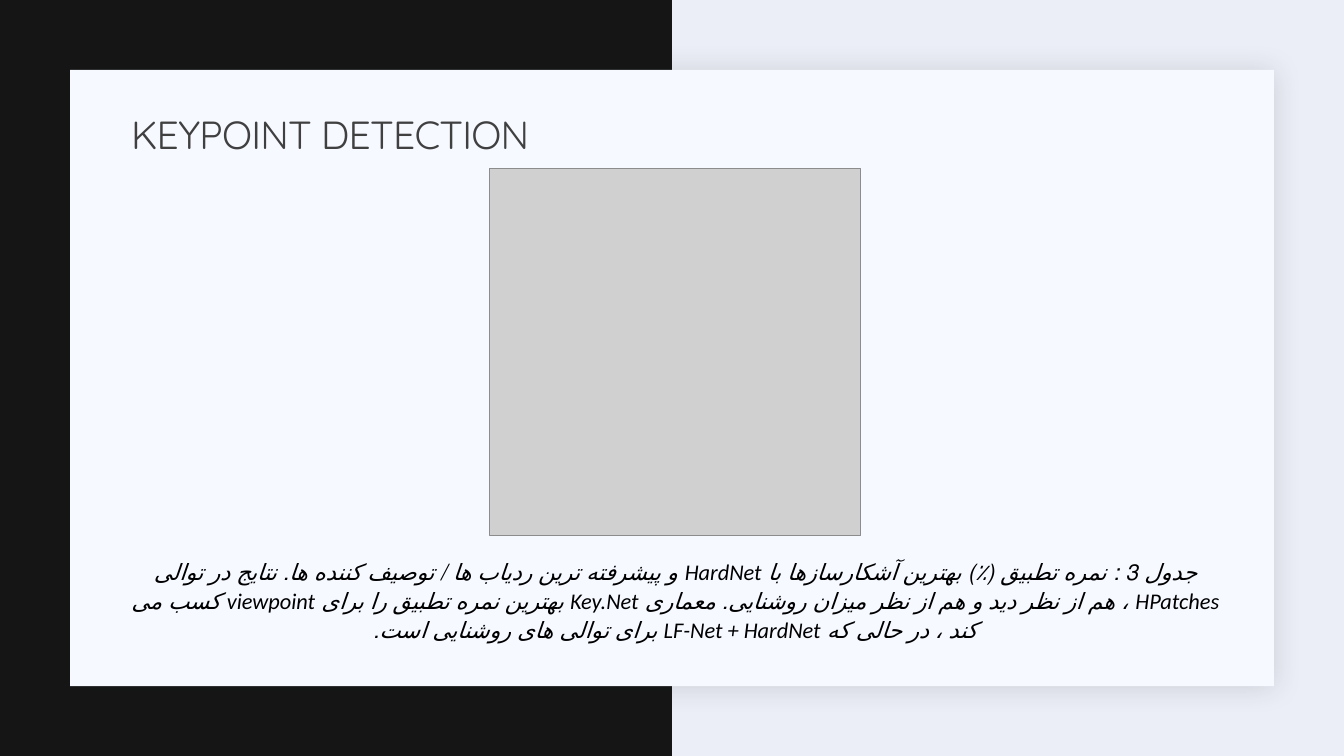
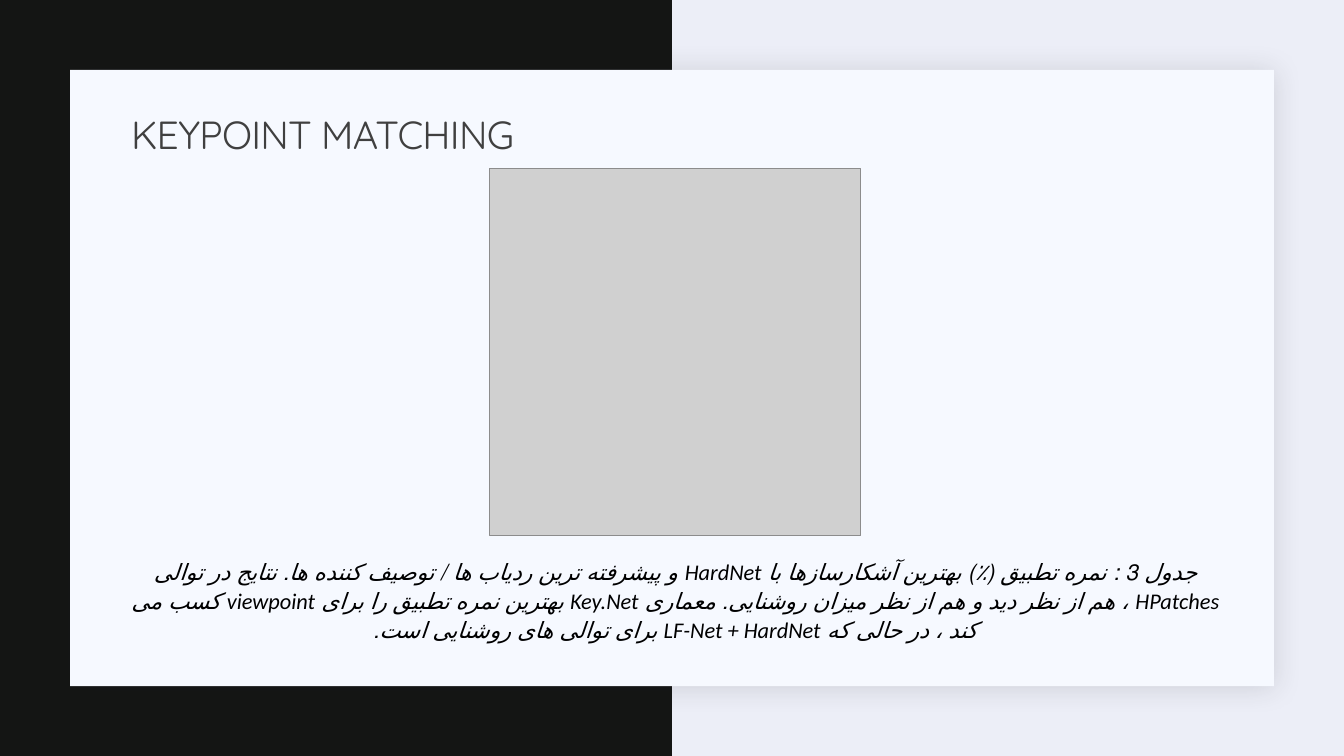
Before and after one commit to semnan-university-ai/Key.Net, a slide deck: slide 30 of slides.pptx (slide 29 before the commit). Drawn at 1344x756 pixels with LibreOffice and Linux fonts; fonts in the diff are those of the drawing; grey boxes stand for pictures. Boxes give left, top, right and bottom in pixels: in the first picture for what was removed or moved away, otherwise in the second. Text is boxed around its words. In the diff, an @@ line names an element or a change of style, - is before the commit and + after.

```diff
--- a/slides.pptx
+++ b/slides.pptx
@@ title at (131,121,514,150): text changed @@
-KEYPOINT DETECTION
+KEYPOINT MATCHING
```
Also in this commit, not shown: 5 other slides changed, 1 slide added, 1 other file.
